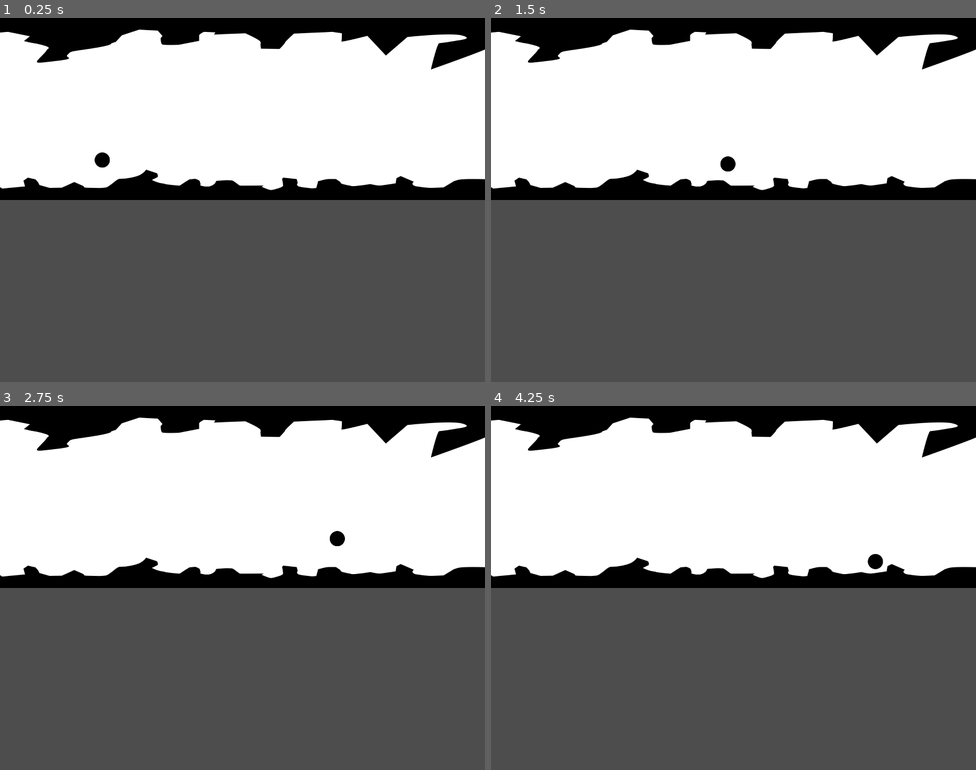
Above: before the commit, frames 1-4 (two rows, left to right).
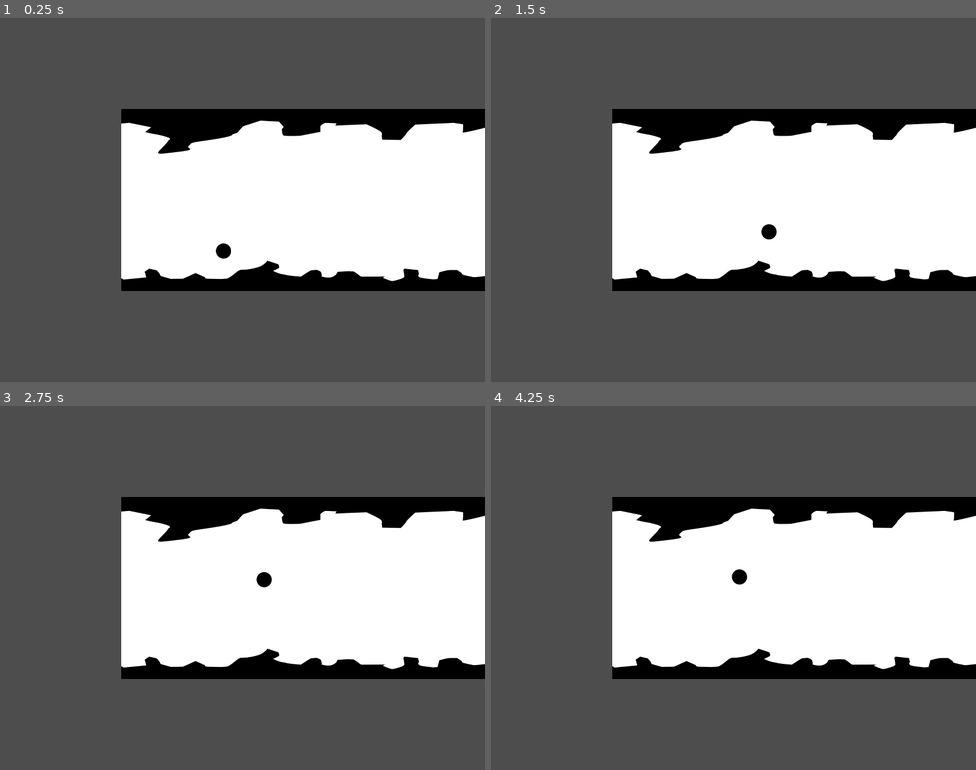
Above: after the commit, the same moments.

Repository: animastralis/trijam-ricochet
Game: Godot game, scene res://assets/world.tscn
Two runs of this game, one before a commit and one after it. Both use one fixed random seed, a clock stepped at 60 frames per second and the inputs below.
Inputs (mouse positions are in pixels of both pictures, inside the frame that each line leads up to):
- Up to frame 1 (0.25 s): no input
- Up to frame 2 (1.5 s): move the mouse to (840, 181) at 0.52 s; click (840, 181) at 0.67 s; move the mouse to (636, 218) at 1.27 s; click (636, 218) at 1.42 s
- Up to frame 3 (2.75 s): move the mouse to (291, 507) at 2.02 s; click (291, 507) at 2.17 s
- Up to frame 4 (4.25 s): move the mouse to (709, 660) at 2.77 s; click (709, 660) at 2.92 s; move the mouse to (879, 642) at 3.52 s; click (879, 642) at 3.67 s

The runs differ from the first frame. In frame 1, 58% of the frame differs, in the area x 0-100%, y 0-75%; in frame 2, 58%; in frame 3, 58%; in frame 4, 58%.

Commit message:
Ball moves toward mouse

Diff:
--- a/assets/ball.gd
+++ b/assets/ball.gd
@@ -1,3 +1,4 @@
+class_name Ball
 extends RigidBody2D
 
 @export var boost_strength := 1000.0
@@ -7,9 +8,11 @@
 	if event is InputEventMouseButton:
 		if event.button_index == MOUSE_BUTTON_LEFT:
 			if event.pressed:
-				boost(event.global_position)
+				boost()
 
 
-func boost(target: Vector2) -> void:
-	var boost_direction := global_position.direction_to(target)
+func boost() -> void:
+	var target := get_global_mouse_position()
+	var boost_direction := (target - global_position).normalized()
 	apply_central_impulse(boost_direction * boost_strength)
+	print("BALL ROT: " + str(rotation) + " | BALL: " + str(global_position) + " | MOUSE: " + str(target))
--- /dev/null
+++ b/assets/events.gd
@@ -0,0 +1 @@
+extends Node
--- /dev/null
+++ b/assets/main_camera.gd
@@ -0,0 +1,8 @@
+extends Camera2D
+
+@export var ball: Ball
+
+
+func _physics_process(delta: float) -> void:
+	if ball:
+		global_position.x = ball.global_position.x
--- a/assets/world.tscn
+++ b/assets/world.tscn
@@ -1,11 +1,18 @@
 [gd_scene format=3 uid="uid://cu5bjtr6uiu1l"]
 
 [ext_resource type="Texture2D" uid="uid://dccuijrpe3jnk" path="res://assets/lvl_01.png" id="1_l27oy"]
-[ext_resource type="PackedScene" uid="uid://bgwc2ccbrq1iw" path="res://assets/ball.tscn" id="2_ddhnk"]
+[ext_resource type="PackedScene" uid="uid://5i0vpfe0ibe3" path="res://assets/ball.tscn" id="2_ddhnk"]
+[ext_resource type="Script" uid="uid://oe8fetmi614e" path="res://assets/main_camera.gd" id="3_qx6fs"]
 
 [sub_resource type="PhysicsMaterial" id="PhysicsMaterial_ddhnk"]
 friction = 0.5
 bounce = 1.0
+
+[sub_resource type="RectangleShape2D" id="RectangleShape2D_ddhnk"]
+size = Vector2(90, 785)
+
+[sub_resource type="RectangleShape2D" id="RectangleShape2D_qx6fs"]
+size = Vector2(113, 788.5)
 
 [node name="World" type="Node2D" unique_id=720850796]
 
@@ -22,5 +29,25 @@
 [node name="CollisionPolygon2D2" type="CollisionPolygon2D" parent="Level" unique_id=563414095]
 polygon = PackedVector2Array(-20, 0, -17, 66, 34, 58, 126, 77, 101, 97, 198, 119, 205, 125, 205, 130, 198, 135, 157, 18 …(2197 unchanged characters)…
 
+[node name="CollisionShape2D" type="CollisionShape2D" parent="Level" unique_id=1314689370]
+position = Vector2(-35, 382.5)
+shape = SubResource("RectangleShape2D_ddhnk")
+
+[node name="CollisionShape2D2" type="CollisionShape2D" parent="Level" unique_id=112430631]
+position = Vector2(7735.5, 389.75)
+shape = SubResource("RectangleShape2D_qx6fs")
+
 [node name="Ball" parent="." unique_id=1954331888 instance=ExtResource("2_ddhnk")]
 position = Vector2(432, 571)
+lock_rotation = false
+boost_strength = 500.0
+
+[node name="MainCamera" type="Camera2D" parent="." unique_id=1636520448 node_paths=PackedStringArray("ball")]
+position = Vector2(512, 296)
+limit_top = 768
+limit_right = 7680
+limit_bottom = 0
+limit_smoothed = true
+drag_horizontal_enabled = true
+script = ExtResource("3_qx6fs")
+ball = NodePath("../Ball")
--- a/project.godot
+++ b/project.godot
@@ -15,6 +15,10 @@
 config/features=PackedStringArray("4.6", "GL Compatibility")
 config/icon="res://icon.svg"
 
+[autoload]
+
+Events="*uid://bly3wyy843kel"
+
 [display]
 
 window/size/viewport_width=1024
Not shown: 1 places in assets/ball.tscn that only renumber resources
Not shown, added: assets/events.gd.uid
Not shown, added: assets/main_camera.gd.uid
